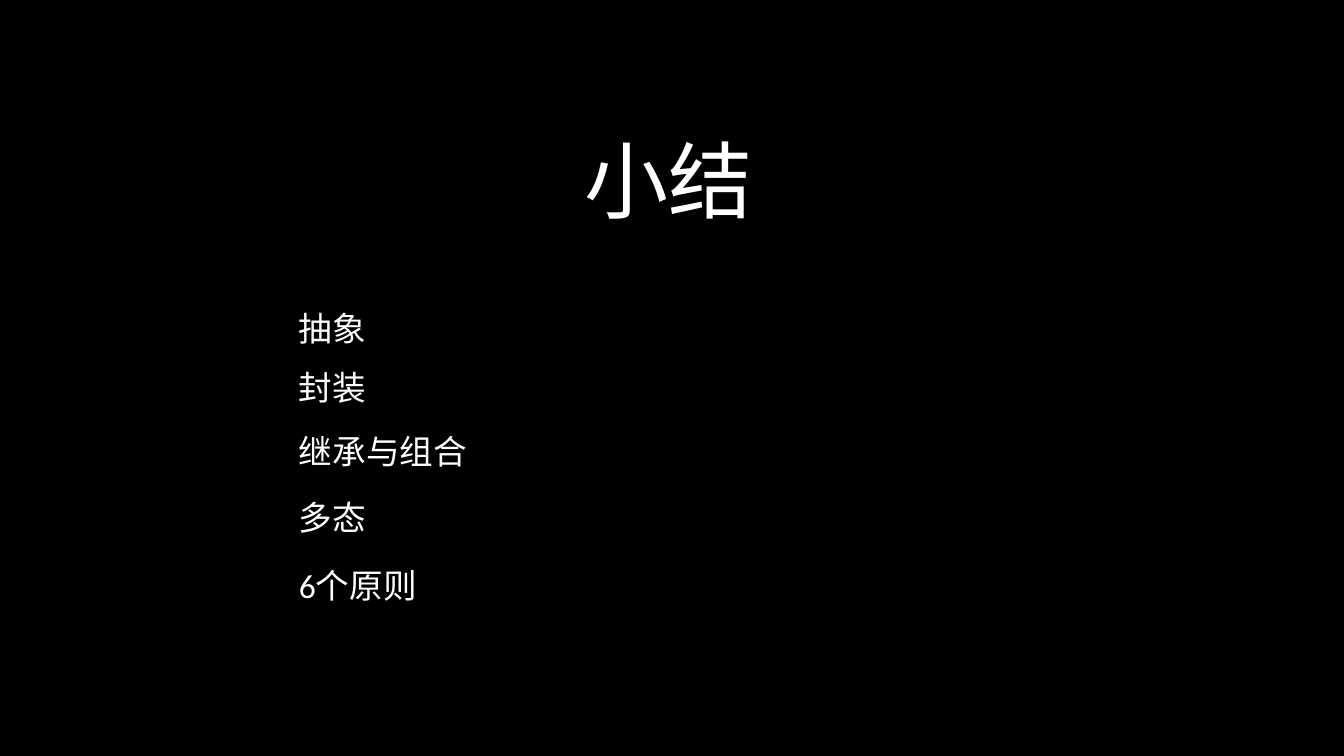
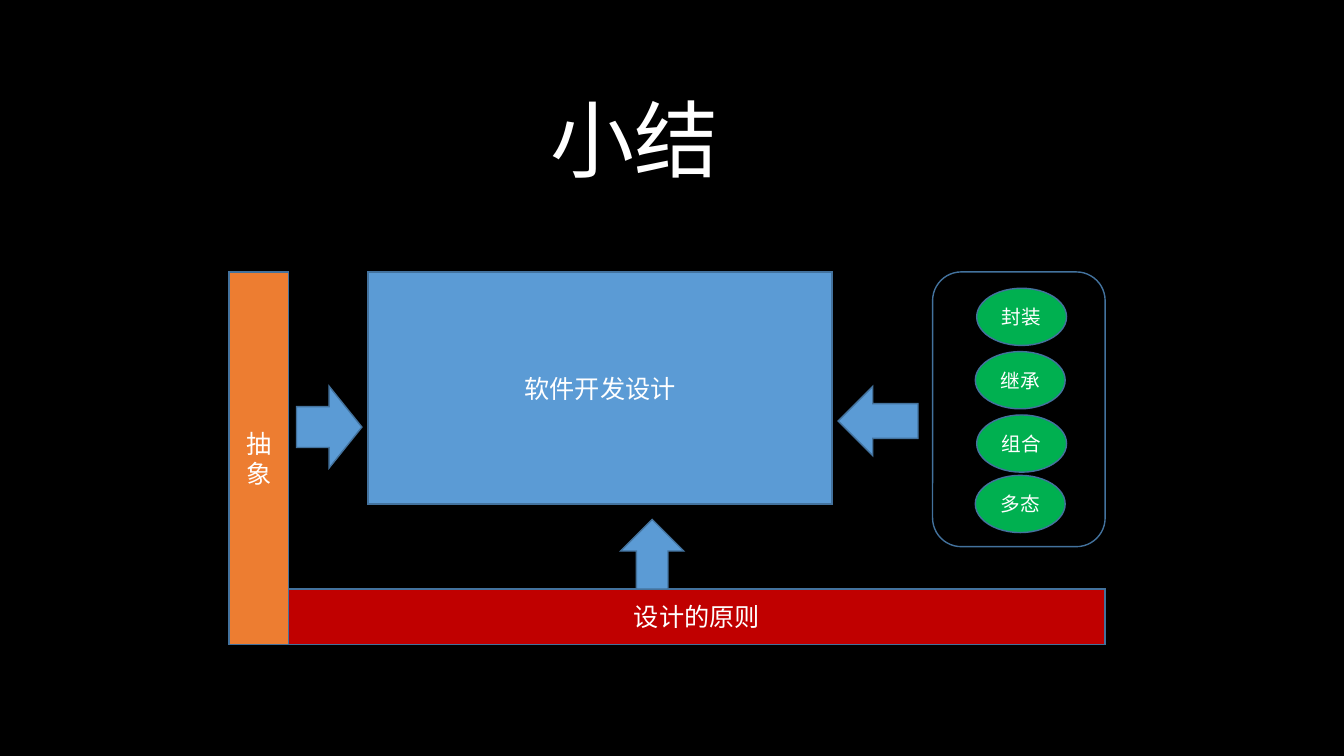
Before and after one commit to 643364103/design, a slide deck: slide 9 of designpattern/ppt/设计模式（一）.pptx (slide 8 before the commit). Drawn at 1344x756 pixels with LibreOffice and Linux fonts; fonts in the diff are those of the drawing. Boxes give left, top, right and bottom in pixels: in the first picture for what was removed or moved away, otherwise in the second. Text is boxed around its words. In the diff, an @@ line names an element or a change of style, - is before the commit and + after.

```diff
--- a/designpattern/ppt/设计模式（一）.pptx
+++ b/designpattern/ppt/设计模式（一）.pptx
@@ text "小结": place and size @@
-text "小结" at <box>585,141,753,219</box>
+text "小结" at <box>551,100,719,178</box>
@@ rectangle "抽象": place and size @@
-rectangle "抽象" at <box>299,312,366,344</box>
+rectangle "抽象" at <box>229,272,288,645</box>
@@ rectangle "抽象" at <box>229,272,288,645</box>: size 24 to 18 pt; alignment left to centre; vertical alignment top to middle; fill none to #ED7D31; outline none to #43739E 1 pt @@
@@ rectangle added at <box>368,272,832,504</box>, fill #5B9BD5, outline #43739E 1 pt, 18 pt, text #FFFFFF @@
+软件开发设计
@@ rounded rectangle added at <box>933,272,1105,547</box>, outline #43739E 1 pt @@
@@ ellipse "封装" at <box>977,288,1067,346</box>: size 24 to 14 pt; alignment left to centre; vertical alignment top to middle; fill none to #00B050; outline none to #43739E 1 pt @@
@@ ellipse "封装": place and size @@
-ellipse "封装" at <box>299,371,366,403</box>
+ellipse "封装" at <box>977,288,1067,346</box>
@@ ellipse added at <box>976,352,1066,409</box>, fill #00B050, outline #43739E 1 pt, 14 pt, text #FFFFFF @@
+继承
@@ right arrow added at <box>296,386,362,468</box>, fill #5B9BD5, outline #43739E 1 pt @@
@@ left arrow added at <box>839,386,919,456</box>, fill #5B9BD5, outline #43739E 1 pt @@
@@ ellipse added at <box>977,415,1067,473</box>, fill #00B050, outline #43739E 1 pt, 14 pt, text #FFFFFF @@
+组合
@@ text removed at <box>299,436,467,467</box> @@
-继承与组合
@@ ellipse "多态": place and size @@
-ellipse "多态" at <box>299,501,366,533</box>
+ellipse "多态" at <box>976,476,1066,533</box>
@@ ellipse "多态" at <box>976,476,1066,533</box>: size 24 to 14 pt; alignment left to centre; vertical alignment top to middle; fill none to #00B050; outline none to #43739E 1 pt @@
@@ up arrow added at <box>621,519,685,589</box>, fill #5B9BD5, outline #43739E 1 pt @@
@@ rectangle added at <box>288,589,1105,644</box>, fill #C00000, outline #43739E 1 pt, 18 pt, text #FFFFFF @@
+设计的原则
@@ text removed at <box>299,570,417,601</box> @@
-6个原则
```
Also in this commit, not shown: 4 other slides changed, 2 slides added, 5 other files.
